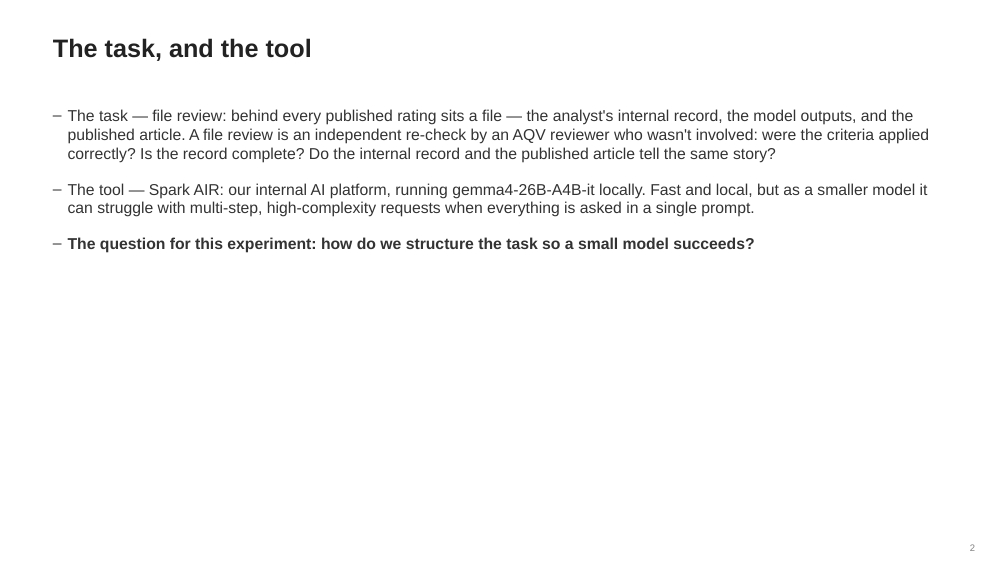
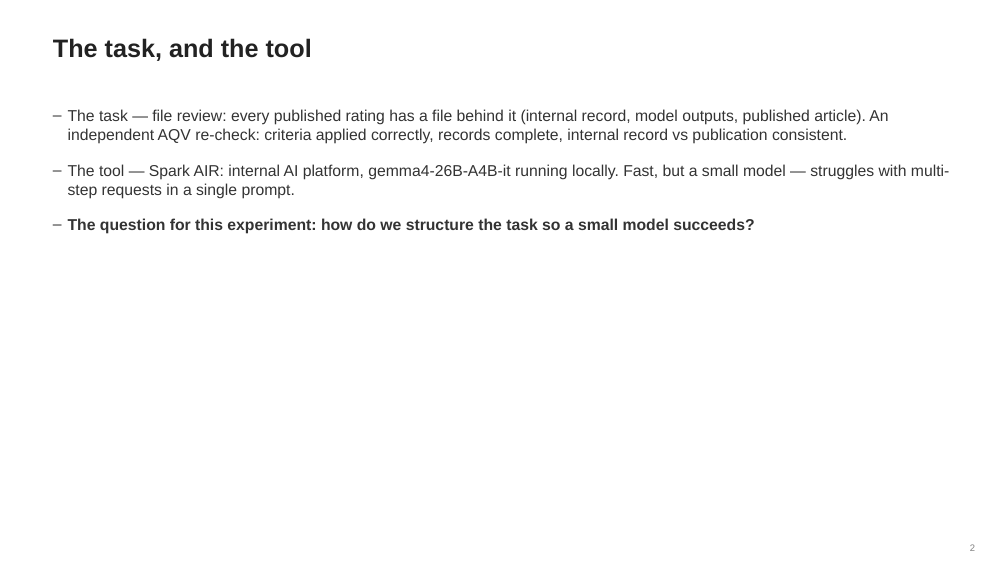
Before and after one commit to ld2955/SelfProject, a slide deck: slide 2 of AI_Summer_League_Demo_plain.pptx. Drawn at 1008x567 pixels with LibreOffice and Linux fonts; fonts in the diff are those of the drawing. Boxes give left, top, right and bottom in pixels: in the first picture for what was removed or moved away, otherwise in the second. Text is boxed around its words. In the diff, an @@ line names an element or a change of style, - is before the commit and + after.

```diff
--- a/AI_Summer_League_Demo_plain.pptx
+++ b/AI_Summer_League_Demo_plain.pptx
@@ text at bbox=[68, 109, 949, 199]: text changed @@
-– The task — file review: behind every published rating sits a file — the analyst's internal record, the model outputs, and the published article. A file review is an independent re-check by an AQV reviewer who wasn't involved: were the criteria applied correctly? Is the record complete? Do the internal record and the published article tell the same story?
-– The tool — Spark AIR: our internal AI platform, running gemma4-26B-A4B-it locally. Fast and local, but as a smaller model it can struggle with multi-step, high-complexity requests when everything is asked in a single prompt.
+– The task — file review: every published rating has a file behind it (internal record, model outputs, published article). An independent AQV re-check: criteria applied correctly, records complete, internal record vs publication consistent.
+– The tool — Spark AIR: internal AI platform, gemma4-26B-A4B-it running locally. Fast, but a small model — struggles with multi-step requests in a single prompt.
```
Also in this commit, not shown: 14 other slides changed.
